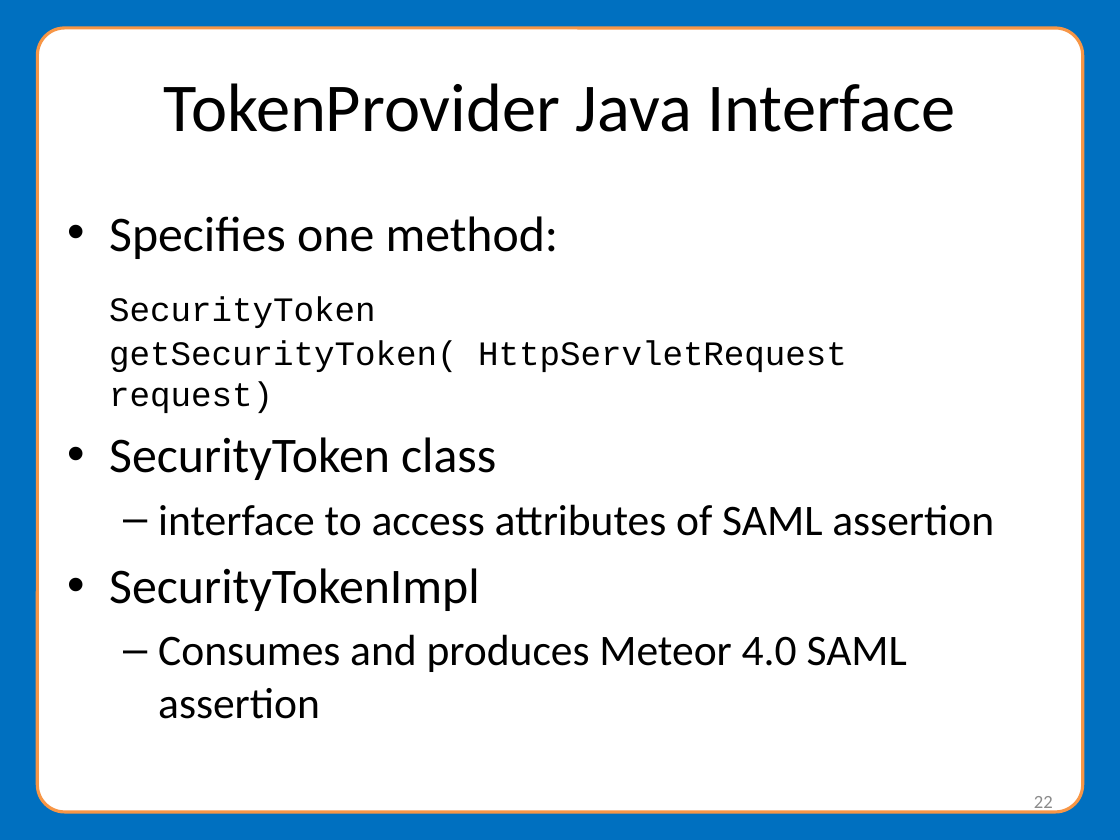
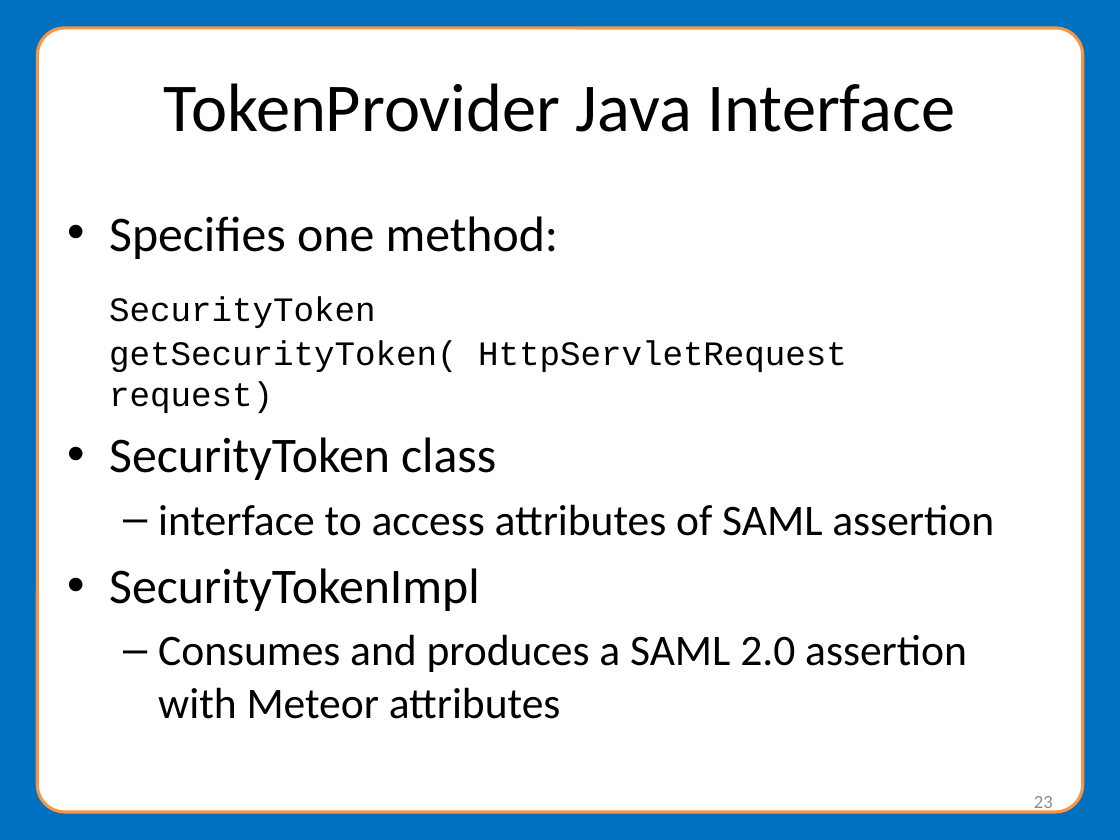
Before and after one commit to NationalStudentClearinghouse/Meteor4, a slide deck: slide 23 of docs/webinar/MeteorWebinarPresentation.pptx (slide 22 before the commit). Drawn at 1120x840 pixels with LibreOffice and Linux fonts; fonts in the diff are those of the drawing; background and template pictures are left out. Boxes give left, top, right and bottom in pixels: in the first picture for what was removed or moved away, otherwise in the second. Text is boxed around its words. In the diff, an @@ line names an element or a change of style, - is before the commit and + after.

Commit message:
updated meteor webinar presentation

```diff
--- a/docs/webinar/MeteorWebinarPresentation.pptx
+++ b/docs/webinar/MeteorWebinarPresentation.pptx
@@ text at box(158, 634, 967, 719): text changed @@
-  – Consumes and produces Meteor 4.0 SAML assertion
+  – Consumes and produces a SAML 2.0 assertion with Meteor attributes
@@ page number at box(1034, 796, 1053, 814): text changed @@
-22
+23
```
Also in this commit, not shown: 18 other slides changed, 1 slide added.
